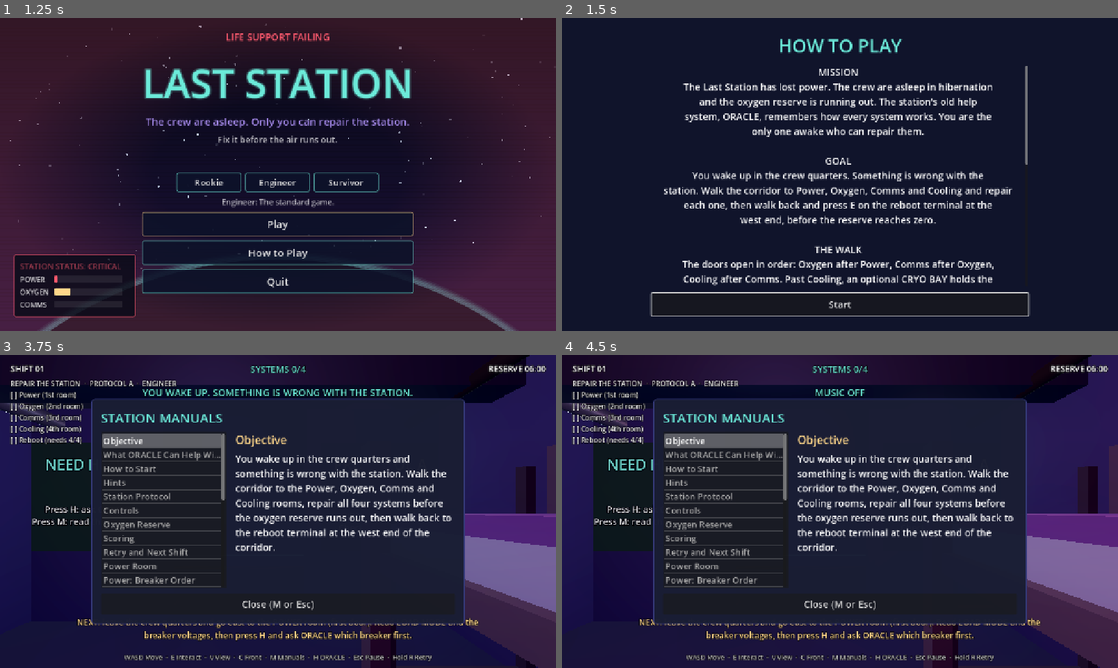
Above: before the commit, frames 1-4 (two rows, left to right).
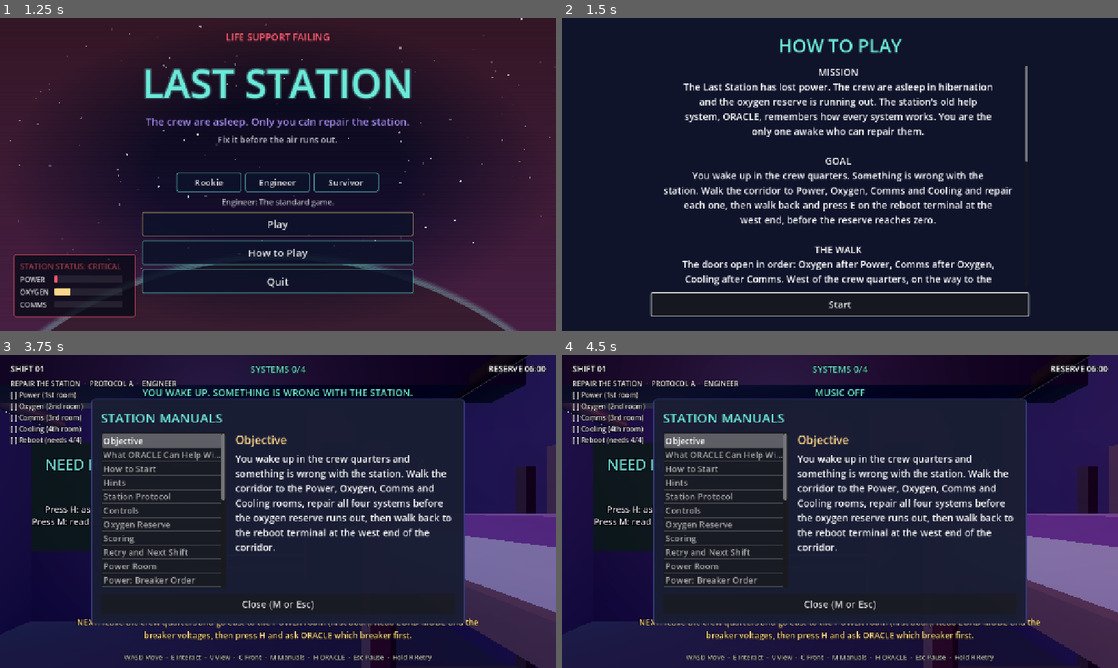
Above: after the commit, the same moments.

Repository: Leon6112003/last-station
Game: Godot game, scene res://scenes/main.tscn
Two runs of this game, one before a commit and one after it. Both use one fixed random seed, a clock stepped at 60 frames per second and the inputs below.
Inputs (mouse positions are in pixels of both pictures, inside the frame that each line leads up to):
- Up to frame 1 (1.25 s): tap Enter at 0.5 s; move the mouse to (400, 158) at 0.52 s; hold D (move_right) from 0.53 s (still down); hold C (flip_view) from 0.53 s (still down); click (400, 158) at 0.67 s; tap Space at 0.77 s
- Up to frame 2 (1.5 s): release D (move_right) at 1.25 s; release C (flip_view) at 1.25 s; click "Play" at 1.25 s
- Up to frame 3 (3.75 s): click "Start" at 2 s; move the mouse to (250, 511) at 2.77 s; hold W (move_forward) from 2.78 s (still down); tap E (interact) at 2.85 s; tap Space at 3.02 s; move the mouse to (289, 505) at 3.52 s; hold M (toggle_manuals) from 3.53 s (still down)
- Up to frame 4 (4.5 s): keep holding W (move_forward); tap R (retry_level) at 4.25 s; move the mouse to (812, 574) at 4.27 s; release M (toggle_manuals) at 4.28 s; tap B (toggle_music) at 4.35 s; click (812, 574) at 4.42 s

Frame 1 is identical in both runs. In frame 2, 0.9% of the frame differs, in the area x 21-84%, y 45-86%; in frame 3, 0.1%; in frame 4, 0.1%.

Commit message:
Move the Cryo Bay to the west end, beside the reboot terminal
The Cryo Bay now sits between the crew quarters and the reboot terminal, so the player passes the sleeping crew on the way to reboot. The corridor extends west to fit it and the east end is back to the Cooling room. Direction sign, manuals, how-to-play, tests and docs updated.

Diff:
--- a/data/game_knowledge.json
+++ b/data/game_knowledge.json
@@ -317,7 +317,7 @@
  {
   "id": "cryo_bay",
   "title": "Cryo Bay",
-  "text": "The Cryo Bay is an optional room at the east end of the corridor, past the Cooling room. Its door is never locked. Six pods hold the sleeping crew; they glow red while the station is broken and turn cyan as you repair it. Four terminals show the crew's logs, which tell the story. Reading them pauses the game and changes nothing: no rule, no score, no reserve.",
+  "text": "The Cryo Bay is an optional room at the west end of the corridor, between the crew quarters and the reboot terminal, so you pass its door on the way to reboot. Its door is never locked. Six pods hold the sleeping crew; they glow red while the station is broken and turn cyan as you repair it. Four terminals show the crew's logs, which tell the story. Reading them pauses the game and changes nothing.",
   "keywords": [
    "cryo",
    "bay",
@@ -331,8 +331,8 @@
    "optional",
    "terminal",
    "read",
-   "east",
-   "end"
+   "west",
+   "reboot"
   ]
  },
  {
--- a/scripts/main.gd
+++ b/scripts/main.gd
@@ -45,8 +45,9 @@
 
 THE WALK
 The doors open in order: Oxygen after Power, Comms after Oxygen,
-Cooling after Comms. Past Cooling, an optional CRYO BAY holds the
-sleeping crew and their logs. In the corridor, GAS VENTS drain your
+Cooling after Comms. West of the crew quarters, on the way to the
+reboot terminal, an optional CRYO BAY holds the sleeping crew and
+their logs. In the corridor, GAS VENTS drain your
 reserve fast while they vent (red lamp): wait for a grey lamp. A LASER
 GRID blocks the corridor and costs time if you touch it: press E on a
 wall switch beside it to turn it off for a short time. Later shifts are
--- a/scripts/station_builder.gd
+++ b/scripts/station_builder.gd
@@ -21,8 +21,8 @@
 ## Design rules: every sign sits ON a surface (a header, a plate, a breaker or a
 ## console), never floating; text of one kind uses one size.
 
-const X_WEST := -5.0         # west end of the corridor (centre of the end wall)
-const X_EAST := 65.0         # east end of the corridor
+const X_WEST := -17.0        # west end of the corridor (centre of the end wall), beside the reboot terminal
+const X_EAST := 53.0         # east end of the corridor
 const HUB_FRONT_Z := 1.5     # south wall of the corridor
 const HUB_BACK_Z := -1.5     # wall between the corridor and the rooms
 const ROOM_BACK_Z := -7.5    # north wall of the rooms
@@ -41,7 +41,7 @@
 	"comms": Color(0.30, 0.24, 0.10),
 	"cooling": Color(0.16, 0.20, 0.42),
 }
-const CRYO_X := 60.0         # the optional Cryo Bay, past the Cooling room (never locked)
+const CRYO_X := -10.0        # the optional Cryo Bay, on the way to the reboot terminal (never locked)
 const BUNK_X := BEDROOM_X - 1.6
 const BUNK_Z := (HUB_BACK_Z + ROOM_BACK_Z) * 0.5
 const SPAWN_POSITION := Vector3(BEDROOM_X - 0.6, 0.9, BUNK_Z)   # beside the bunk, in line with the door
@@ -124,6 +124,7 @@
 	var room_depth := HUB_BACK_Z - ROOM_BACK_Z                      # 6 m
 	var room_center_z := (HUB_BACK_Z + ROOM_BACK_Z) * 0.5           # -4.5 m
 	var room_xs: Array = [BEDROOM_X] + ROOM_CENTERS_X.values() + [CRYO_X]
+	room_xs.sort()   # the wall loops below walk the doorways from west to east
 
 	# --- Shell: the corridor, then each room, built from boxes.
 	_add_box(parent, "CorridorFloor", Vector3(corridor_center_x, -0.1, 0.0), Vector3(corridor_length + t, 0.2, corridor_depth + t), floor_material)
@@ -157,7 +158,7 @@
 	var header_height := h - DOOR_HEIGHT
 	var hub_light := _add_light(parent, Vector3(BEDROOM_X, 2.9, 0.0), Rules.COLOR_FAULT, 0.0, 7.0)
 	# Dim corridor lights, one between every pair of doors, so the walk is never pitch black.
-	for corridor_light_x in [-2.5, 6.0, 18.0, 30.0, 42.0, 54.0, 62.5]:
+	for corridor_light_x in [-14.0, -6.0, 3.0, 6.0, 18.0, 30.0, 42.0, 51.0]:
 		_add_light(parent, Vector3(corridor_light_x, 2.6, 0.0), theme["hub_light"], HUB_LIGHT_ENERGY, 8.0)
 
 	for room_id in ROOM_CENTERS_X:
@@ -217,8 +218,8 @@
 	var south_face_z := HUB_FRONT_Z - 0.2
 	_add_screen(parent, Vector3(BEDROOM_X + 3.3, 1.9, south_face_z + PLATE_OFFSET), Vector2(3.2, 0.6))
 	_add_label(parent, "<< POWER  OXYGEN  COMMS  COOLING", Vector3(BEDROOM_X + 3.3, 1.9, south_face_z), 18, Rules.COLOR_CYAN, 180.0)
-	_add_screen(parent, Vector3(BEDROOM_X - 2.6, 1.9, south_face_z + PLATE_OFFSET), Vector2(2.0, 0.6))
-	_add_label(parent, "REBOOT >>", Vector3(BEDROOM_X - 2.6, 1.9, south_face_z), 24, Rules.COLOR_GOLD, 180.0)
+	_add_screen(parent, Vector3(BEDROOM_X - 3.0, 1.9, south_face_z + PLATE_OFFSET), Vector2(3.0, 0.6))
+	_add_label(parent, "CRYO BAY  ·  REBOOT >>", Vector3(BEDROOM_X - 3.0, 1.9, south_face_z), 20, Rules.COLOR_GOLD, 180.0)
 
 	# --- Power room: a display above four breakers, each with its own rating.
 	var power: Dictionary = puzzles["power"]
@@ -283,7 +284,8 @@
 	interactables.append(cooling_console)
 	_add_label(parent, "COOLANT\nCONTROL", Vector3(cooling_x, 1.35, ROOM_BACK_Z + 0.5 + 0.3 + 0.01), 30, Rules.COLOR_GOLD)
 
-	# --- The optional Cryo Bay at the east end: the sleeping crew and four log terminals.
+	# --- The optional Cryo Bay at the west end, on the way to the reboot terminal: the sleeping crew
+	# and four log terminals.
 	var pods := _add_cryo_bay(parent, theme, interactables)
 
 	# --- The reboot terminal at the west end of the corridor, facing east. The player has
@@ -511,6 +513,7 @@
 	# wall with the doors they stop at each doorway instead of running across the opening.
 	var guide := _glow_material(Rules.COLOR_CYAN, 1.1)
 	var door_xs: Array = [BEDROOM_X] + ROOM_CENTERS_X.values() + [CRYO_X]
+	door_xs.sort()
 	var runs: Array = []   # [from_x, to_x] stretches of that wall between the doorways
 	var run_start := X_WEST
 	for door_x in door_xs:
@@ -585,7 +588,7 @@
 	return material
 
 
-## The Cryo Bay: an open doorway (never locked), six pods with the sleeping crew, and four
+## The Cryo Bay, between the crew quarters and the reboot terminal: an open doorway (never locked), six pods with the sleeping crew, and four
 ## terminals that show the crew's logs. Optional: nothing in it affects the rules. The pods
 ## glow red while the station is broken and turn cyan as it is repaired (see main.gd).
 ## Returns the pods' glow materials.
--- a/tests/test_cryo.gd
+++ b/tests/test_cryo.gd
@@ -60,7 +60,9 @@
 	var world := Node3D.new()
 	root.add_child(world)
 	var station := StationBuilder.build(world, PuzzleGenerator.generate(3, 0))
-	_check(StationBuilder.CRYO_X > StationBuilder.ROOM_CENTERS_X["cooling"] and StationBuilder.X_EAST >= StationBuilder.CRYO_X + StationBuilder.ROOM_HALF_WIDTH, "the Cryo Bay is past Cooling, inside the corridor's end wall")
+	var reboot_x := StationBuilder.X_WEST + 0.6
+	_check(StationBuilder.CRYO_X < StationBuilder.BEDROOM_X - StationBuilder.ROOM_HALF_WIDTH and StationBuilder.CRYO_X - StationBuilder.ROOM_HALF_WIDTH > StationBuilder.X_WEST, "the Cryo Bay is west of the crew quarters, inside the corridor's west end")
+	_check(reboot_x < StationBuilder.CRYO_X - StationBuilder.ROOM_HALF_WIDTH, "the reboot terminal is beyond the Cryo Bay, so you pass its door on the way to reboot")
 	_check(not (station["doors"] as Dictionary).has("cryo"), "the Cryo Bay has no door: it is never locked")
 	var ids := (station["interactables"] as Array).map(func(i: Interactable) -> String: return i.id)
 	var logs := ids.filter(func(id: String) -> bool: return id.begins_with("crew_log_"))
--- a/tools/screenshot.gd
+++ b/tools/screenshot.gd
@@ -23,11 +23,11 @@
 	["07_comms_room", Vector3(36.0, 0.9, -4.5), 0.0, 5.0],
 	["07b_cooling_room", Vector3(48.0, 0.9, -4.0), 0.0, 5.0],
 	["07c_cooling_reactor", Vector3(50.5, 0.9, -3.0), 90.0, 0.0],
-	["07e_cryo_terminals", Vector3(60.0, 0.9, -3.2), 0.0, 3.0],
-	["07f_cryo_pods_west", Vector3(61.0, 0.9, -4.5), 90.0, 8.0],
-	["07g_cryo_doorway", Vector3(60.0, 0.9, 0.0), 0.0, 0.0],
+	["07e_cryo_terminals", Vector3(-10.0, 0.9, -3.2), 0.0, 3.0],
+	["07f_cryo_pods_west", Vector3(-9.0, 0.9, -4.5), 90.0, 8.0],
+	["07g_cryo_doorway", Vector3(-10.0, 0.9, 0.0), 0.0, 0.0],
 	["07d_corridor_east_end", Vector3(44.0, 0.9, 0.0), -90.0, 0.0],
-	["08_reboot_terminal", Vector3(-2.0, 0.9, 0.0), 90.0, 0.0],
+	["08_reboot_terminal", Vector3(-12.0, 0.9, 0.0), 90.0, 0.0],
 ]
 
 
Not shown, changed: docs/TEST_REPORT.md
